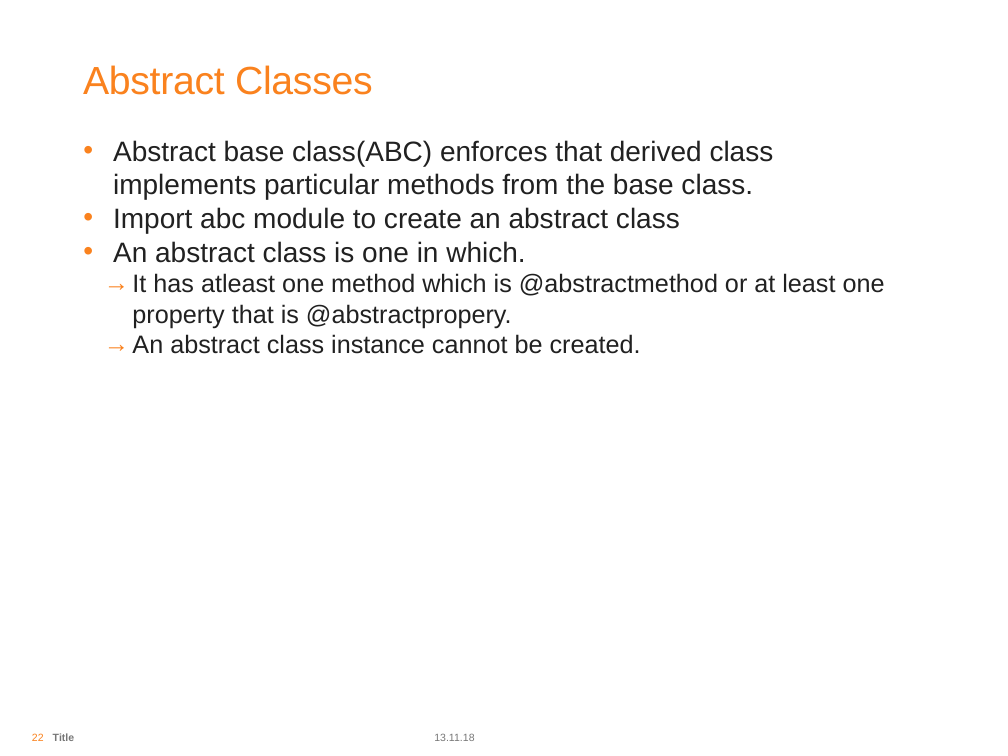
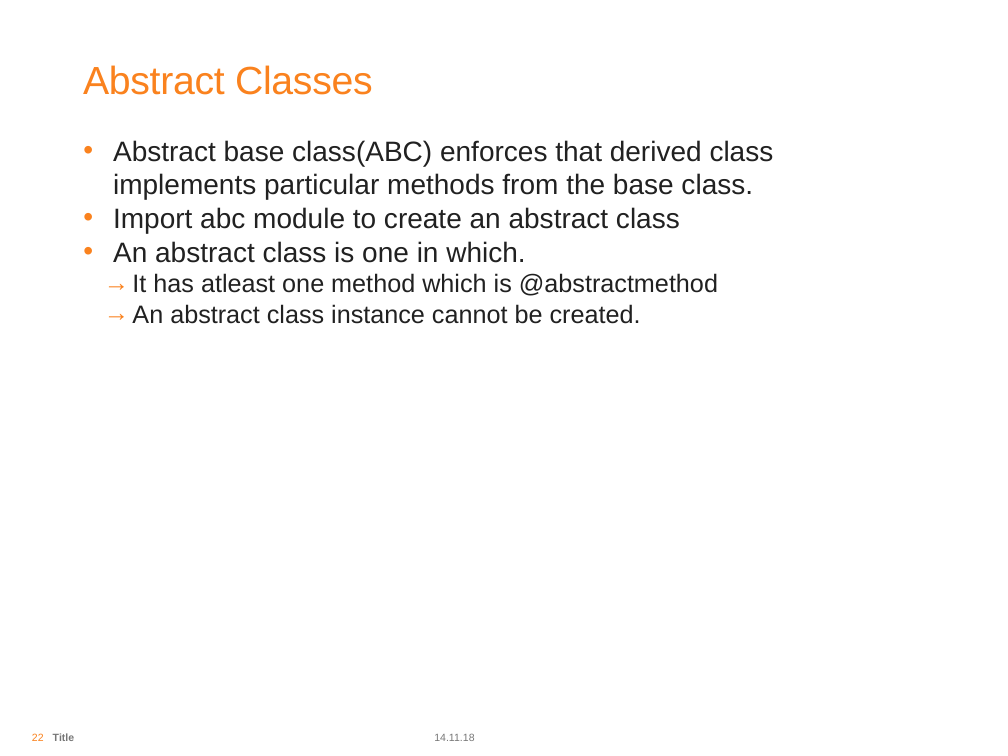
Before and after one commit to arjunrautela/Introduction-To-Python, a slide deck: slide 22 of PPT/Introduction To Python Day 3.pptx. Drawn at 1008x756 pixels with LibreOffice and Linux fonts; fonts in the diff are those of the drawing; background and template pictures are left out. Boxes give left, top, right and bottom in pixels: in the first picture for what was removed or moved away, otherwise in the second. Text is boxed around its words. In the diff, an @@ line names an element or a change of style, - is before the commit and + after.

```diff
--- a/PPT/Introduction To Python Day 3.pptx
+++ b/PPT/Introduction To Python Day 3.pptx
@@ text at [132, 273, 718, 296]: text changed @@
-  → It has atleast one method which is @abstractmethod or at least one property that is @abstractpropery.
+  → It has atleast one method which is @abstractmethod
@@ text at [434, 733, 474, 741]: text changed @@
-13.11.18
+14.11.18
```
Also in this commit, not shown: 29 other slides changed, 20 other files.
